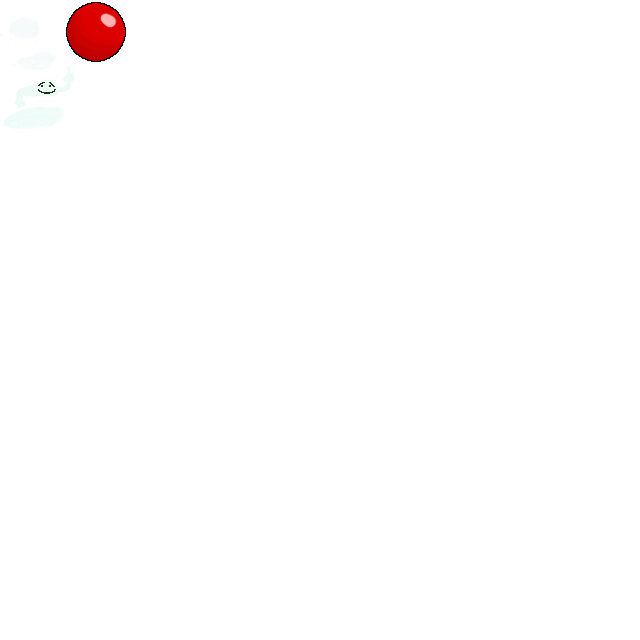
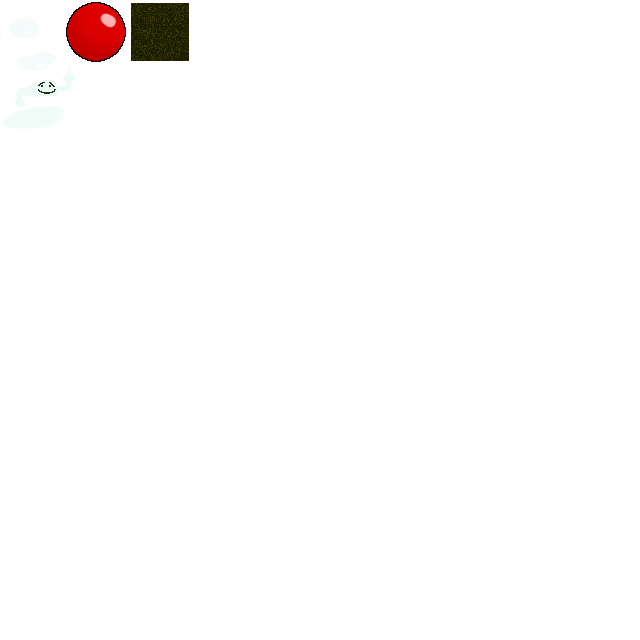
Before/after of a 640px x 640px layered artwork. What changed in the layer stack:
added layer "Layer #3" above "Layer #2" over [131, 3, 189, 61]
